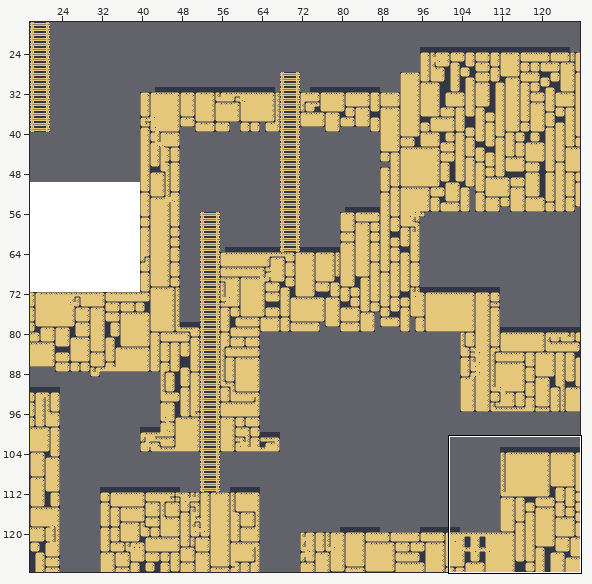
Tiled map (JSON) -- src/assets/tilemaps/west.json. The picture above shows the old version from afar; the outline marks the close-up.
Close-up. First the earlier version:
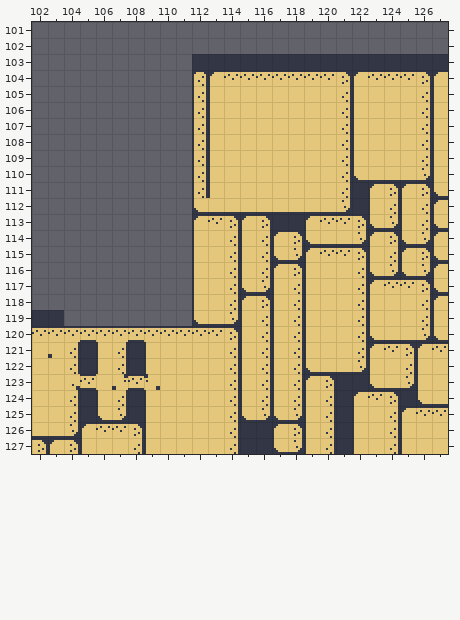
Cells are 8x8 px. Shown: x 102..127, y 101..127. The commit also changed other parts of the map, which this record leaves out.
And afterwards:
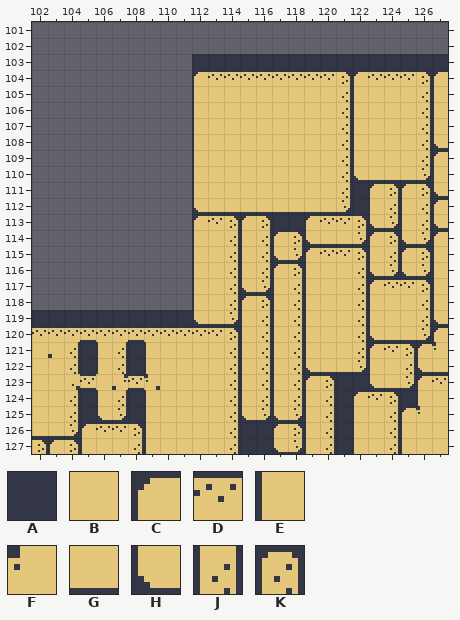
Key: from "tiles": A 1, B 2, C 8, D 9, E 11, F 13, G 15, H 18, J 22, K 25.
_ is an empty cell.
Tiles replaced or removed in this view: B, C, D, E, G, H, J, K.
Edits made:
Changed rows in their new state; . is an unchanged cell.
Layer "Tile Layer 1":
first column x 112:
104 CD..............
105 EB..............
106 EB..............
107 EB..............
108 EB.............H
109 EB.............C
110 EB..............
111 EB..............
first column x 104:
115 .......................E
116 .......................E
117 .......................E
118 .......................E
119 AAAAAAAA...............H
120 .......................C
121 .......................F
122 ......................HG
123 ......................CD
124 ......................EB
125 ......................FB
Boxes around the changes in both close-ups, in picture pixels (x1, y1, x2, y2):
changed: (194, 72, 222, 198)
changed: (434, 144, 448, 156)
changed: (416, 256, 448, 416)
added: (64, 310, 192, 326)
